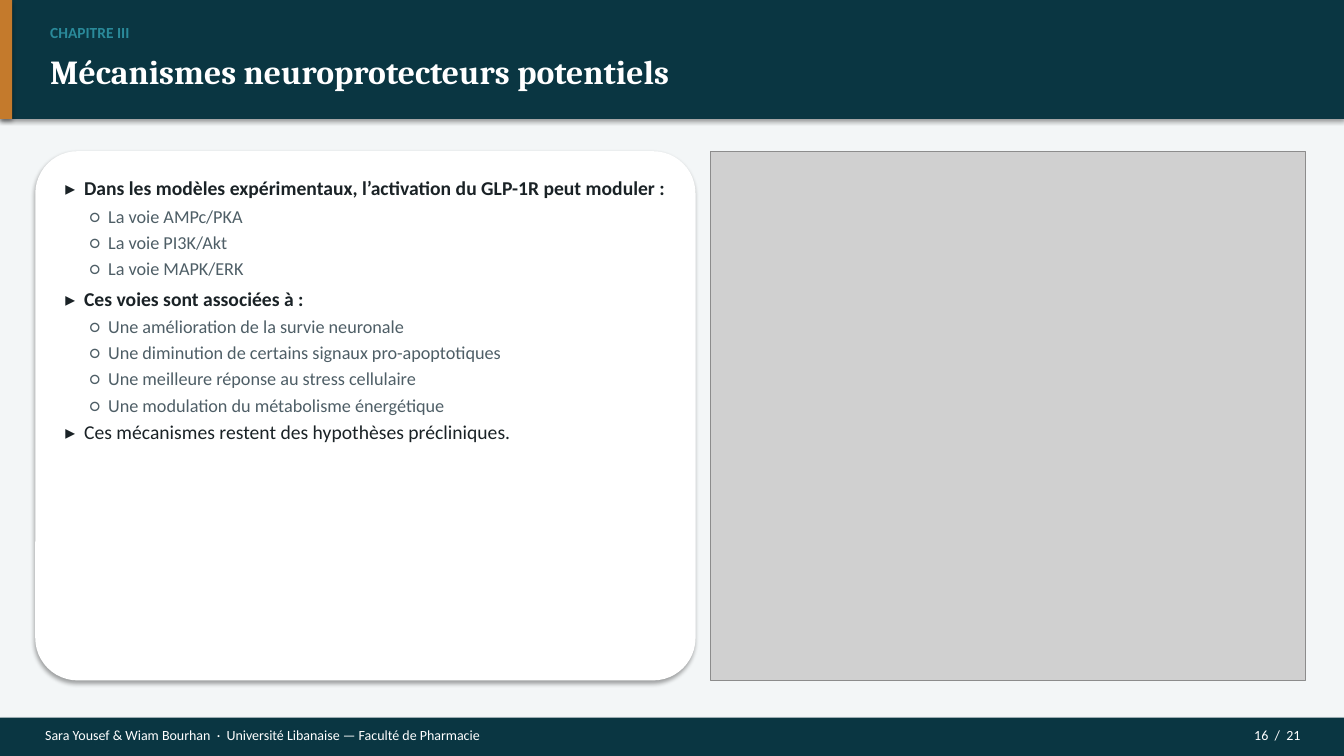
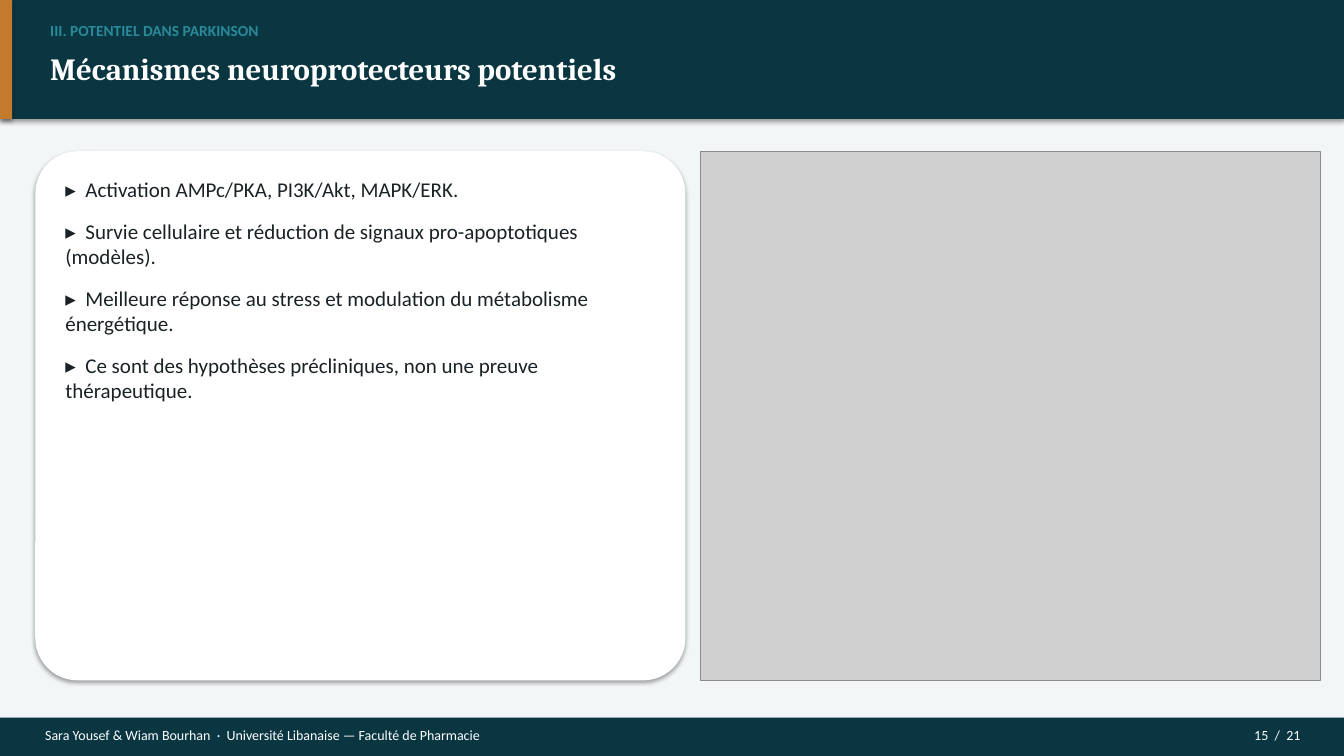
Before and after one commit to Mashtal-Platform/mashtal-platform, a slide deck: slide 15 of docs/presentation/Soutenance_GLP1_Parkinson.pptx (slide 16 before the commit). Drawn at 1344x756 pixels with LibreOffice and Linux fonts; fonts in the diff are those of the drawing; grey boxes stand for pictures. Boxes give left, top, right and bottom in pixels: in the first picture for what was removed or moved away, otherwise in the second. Text is boxed around its words. In the diff, an @@ line names an element or a change of style, - is before the commit and + after.

```diff
--- a/docs/presentation/Soutenance_GLP1_Parkinson.pptx
+++ b/docs/presentation/Soutenance_GLP1_Parkinson.pptx
@@ text at [50,26,259,36]: text changed @@
-CHAPITRE III
+III. POTENTIEL DANS PARKINSON
@@ text "Mécanismes neuroprotecteurs potentiels" at [50,58,616,87]: size 24 to 22 pt @@
@@ rounded rectangle: place and size @@
-rounded rectangle at [35,151,696,681]
+rounded rectangle at [35,151,686,681]
@@ picture: place and size @@
-picture at [711,151,1306,681]
+picture at [701,151,1321,681]
@@ text at [65,182,588,402]: text changed; size 13 to 15 pt; text colour #4E5E66 to #1A2226 @@
-▸ Dans les modèles expérimentaux, l’activation du GLP-1R peut moduler :
-○ La voie AMPc/PKA
-○ La voie PI3K/Akt
-○ La voie MAPK/ERK
-▸ Ces voies sont associées à :
-○ Une amélioration de la survie neuronale
-○ Une diminution de certains signaux pro-apoptotiques
-○ Une meilleure réponse au stress cellulaire
-○ Une modulation du métabolisme énergétique
-▸ Ces mécanismes restent des hypothèses précliniques.
+▸ Activation AMPc/PKA, PI3K/Akt, MAPK/ERK.
+▸ Survie cellulaire et réduction de signaux pro-apoptotiques (modèles).
+▸ Meilleure réponse au stress et modulation du métabolisme énergétique.
+▸ Ce sont des hypothèses précliniques, non une preuve thérapeutique.
@@ text at [1254,731,1300,740]: text changed @@
-16 / 21
+15 / 21
```
Also in this commit, not shown: 13 other slides changed, 7 slides added, 7 slides removed, 22 other files.
